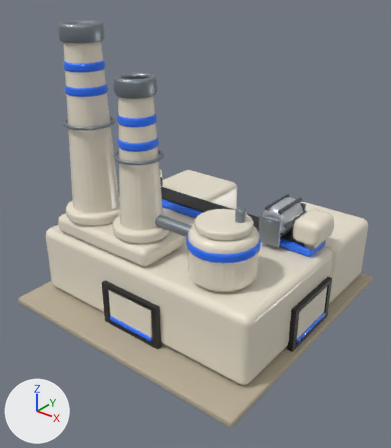
Two versions of the glTF model unity/Assets/Pez/Resources/PezModels/mining_refinery.glb, one commit apart.
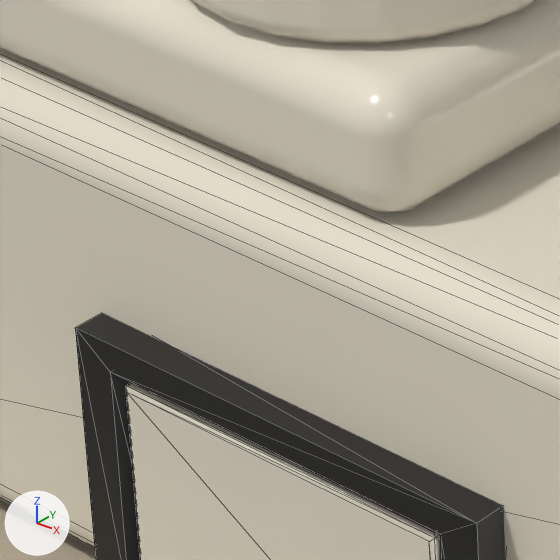
The first picture shows the older version from a 50 mm camera at (3.27, -4.19, 3.45) aimed at (0.1, -0.22, 0.99). The close-ups show the older and then the newer version on the part from 23% to 43% of the width and 53% to 70% of the height of that picture. Only the edits that show in the close-ups are written down. Arrows for +X, +Y and +Z are at lower left; the lights stay in place. The close-ups show mesh edges as thin lines. Where no turn or scale is listed for an object, it has been applied to the vertices. Vertices at exactly the same position are counted once.

Script lines for the objects in view, before the commit:
```python
me_stage_1__m_creamplastic = bpy.data.meshes.new('stage_1__M_CreamPlastic')
me_stage_1__m_creamplastic.from_pydata(...)  # 236 vertices, 468 faces; spans x -1.35..1.35, y -1.1..1.4, z 0.08..0.83
me_stage_1__m_creamplastic.materials.append(mat_m_creamplastic)  # pale yellow #ece4d2
me_stage_1__m_licorice = bpy.data.meshes.new('stage_1__M_Licorice')
me_stage_1__m_licorice.from_pydata(...)  # 104 vertices, 204 faces; spans x -1.4..1.4, y -1.15..0.51, z 0.07..0.73
me_stage_1__m_licorice.materials.append(mat_m_licorice)  # black #1c1c1c
me_stage_2__m_creamplastic = bpy.data.meshes.new('stage_2__M_CreamPlastic')
me_stage_2__m_creamplastic.from_pydata(...)  # 2340 vertices, 4644 faces; spans x -1.27..1.32, y -1.07..0.5, z 0.83..2.82
me_stage_2__m_creamplastic.materials.append(mat_m_creamplastic)  # pale yellow #ece4d2
ob_stage_1__m_creamplastic = bpy.data.objects.new('stage_1__M_CreamPlastic', me_stage_1__m_creamplastic)
ob_stage_1__m_creamplastic.location = (0.0, 0.0, 0.0)
ob_stage_1__m_licorice = bpy.data.objects.new('stage_1__M_Licorice', me_stage_1__m_licorice)
ob_stage_1__m_licorice.location = (0.0, 0.0, 0.0)
ob_stage_2__m_creamplastic = bpy.data.objects.new('stage_2__M_CreamPlastic', me_stage_2__m_creamplastic)
ob_stage_2__m_creamplastic.location = (0.0, 0.0, 0.0)
# also in view: 'hatch_2__M_CreamPlastic' at (0.0, -1.13, 0.31); 'stage_0__M_SugarPad' at (0.0, 0.0, 0.04)
```
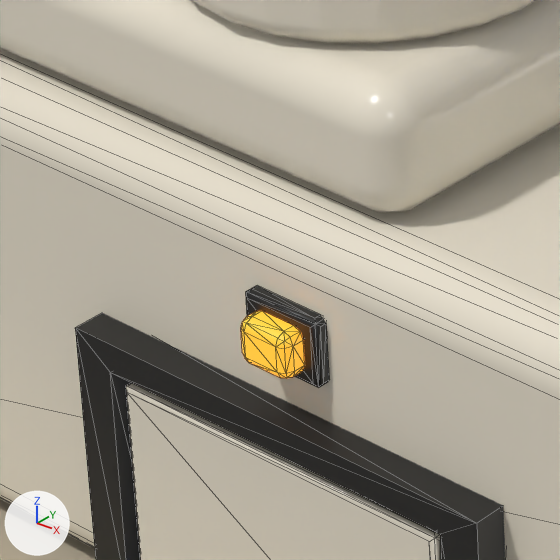
What differs and where, as boxes (x1, y1, x2, y2) in the close-ups (560 x 560 px):
'stage_1__M_Licorice', reshaped: before (75, 313, 505, 560); after (75, 286, 505, 560)
'dock_lens_2__M_E_Amber', added: after (241, 311, 305, 378)
part 1 of me_stage_1__m_licorice, added: after (246, 286, 329, 387)

The edits, one by one:
me_stage_1__m_licorice is used by ob_stage_1__m_licorice; location (0.0, 0.0, 0.0).
me_stage_1__m_licorice had 104 vertices, 204 faces and spanned x -1.4..1.4, y -1.15..0.51, z 0.07..0.73.
me_stage_1__m_licorice now has 200 vertices, 384 faces and spans x -1.4..1.4, y -1.15..0.51, z 0.07..0.73.
me_stage_1__m_licorice part 1: a new loose piece of 32 vertices spanning x -0.07..0.07, y -1.12..-1.09, z 0.61..0.71, in mat_m_licorice (black #1c1c1c).
Other edits to the shape of me_stage_1__m_licorice do not show in these pictures.
Mesh me_dock_lens_2__m_e_amber is new.
It has 56 vertices, 108 faces and spans x -0.045..0.045, y -0.025..0.025, z -0.035..0.035.
It uses material mat_m_e_amber (orange #ffa22e, glowing orange #ffa22e).
Object 'dock_lens_2__M_E_Amber' (ob_dock_lens_2__m_e_amber) is new; it shows me_dock_lens_2__m_e_amber.
Its location is (0.0, -1.13, 0.66).
